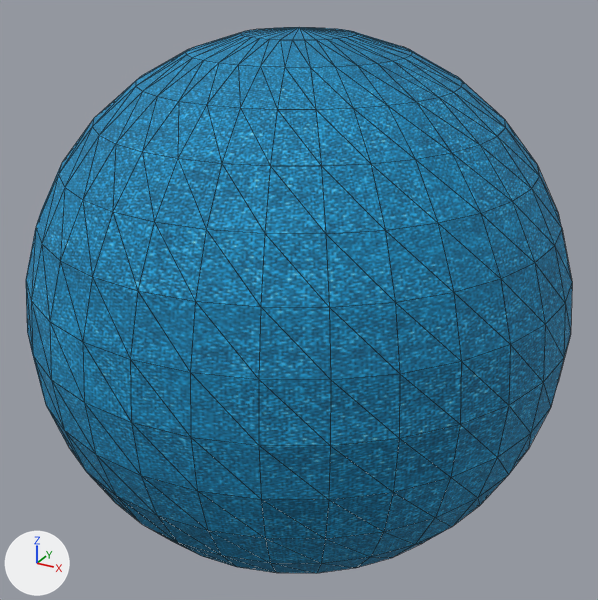
A saved change to the FBX model Game/Assets/modelData/terepot_false.fbx.
Both versions are drawn from a 50 mm lens placed at (0.724, -1.25, 0.748), pointed at (-0.098, 0.245, 0.0). Arrows for +X, +Y and +Z are at lower left; the lights stay in place. Mesh edges are drawn as thin lines. Where no turn or scale is listed for an object, it has been applied to the vertices.

The first picture shows 'terepot'.
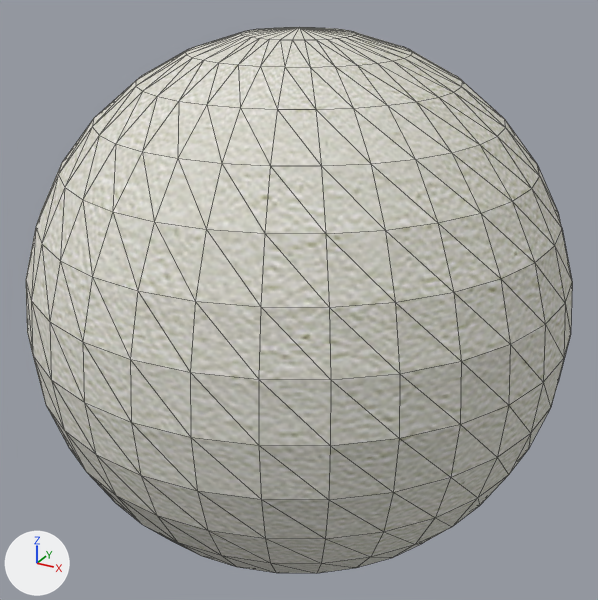
Location of each change, (x1, y1, x2, y2) in pixels of the pictures (598 x 600 px):
'terepot', recoloured (blue to grey)
    both: (26, 27, 572, 573)

Diff of the bpy script that builds the scene:
```diff
--- a/Game/Assets/modelData/terepot_false.fbx.py
+++ b/Game/Assets/modelData/terepot_false.fbx.py
@@ img_concwhit_jpg @@
+img_concwhit_jpg = load_image('CONCWHIT.JPG', '_unpacked/CONCWHIT.JPG', 756, 512, 'sRGB')
@@ mat_07___default @@
+mat_07___default = principled_material('07 - Default')
+mat_07___default.texture = img_concwhit_jpg
+mat_07___default.roughness = 0.859
@@ me_mesh @@
 me_mesh.from_pydata(...)  # 490 vertices, 972 faces; spans x -0.682..0.486, y -0.339..0.829, z -0.584..0.584
-me_mesh.materials.append(mat_03___default)  # picture img_denim03_jpg
+me_mesh.materials.append(mat_07___default)  # picture img_concwhit_jpg
```
